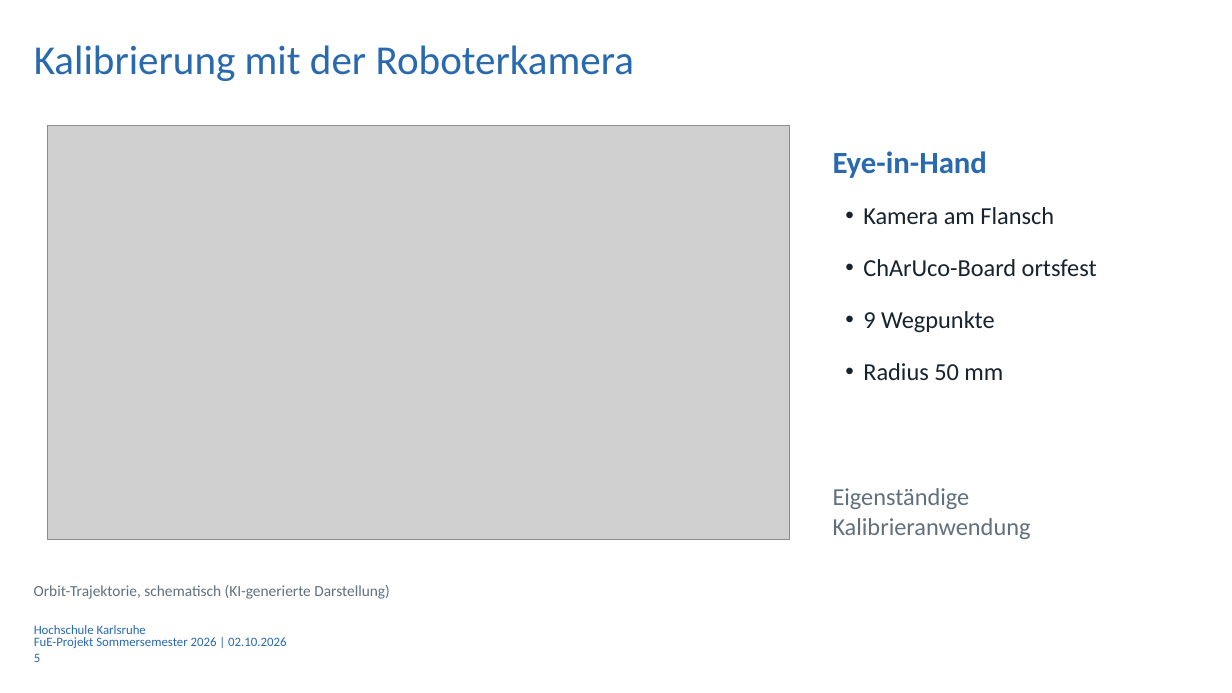
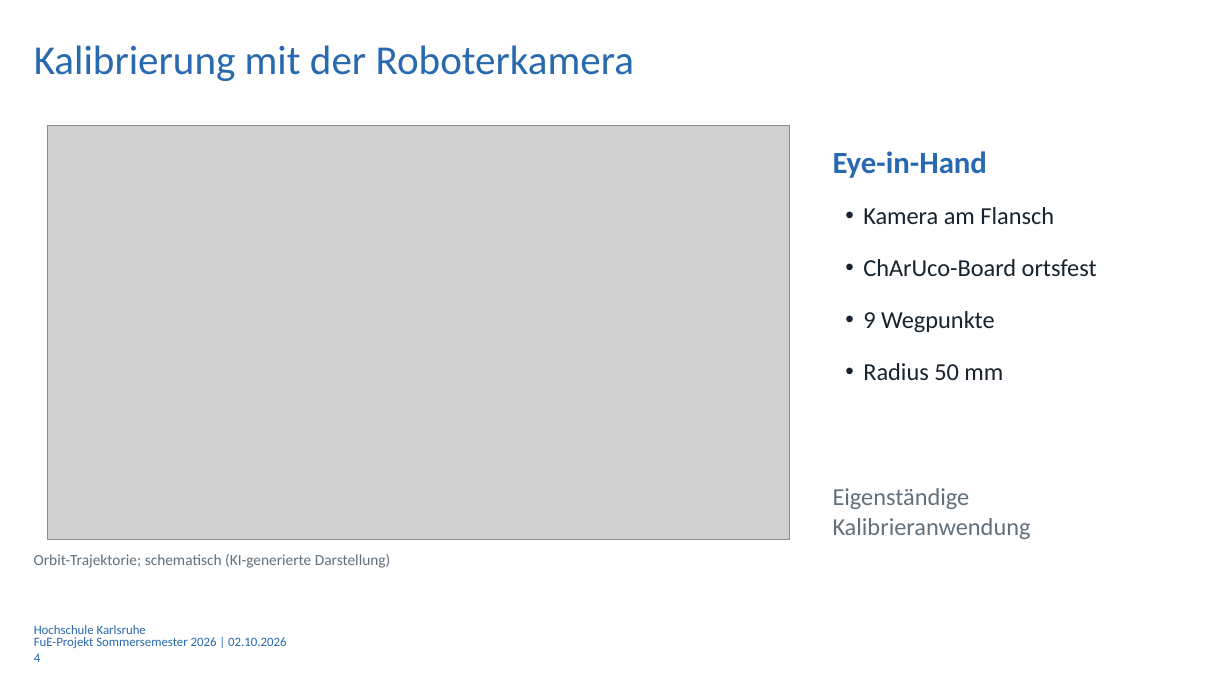
Before and after one commit to Luze212/roboter_tetris, a slide deck: slide 4 of Projektbericht/Presentation/Abschlussprasentation_RoboterTetris_V01.pptx (slide 5 before the commit). Drawn at 1232x693 pixels with LibreOffice and Linux fonts; fonts in the diff are those of the drawing; grey boxes stand for pictures; background and template pictures are left out. Boxes give left, top, right and bottom in pixels: in the first picture for what was removed or moved away, otherwise in the second. Text is boxed around its words. In the diff, an @@ line names an element or a change of style, - is before the commit and + after.

```diff
--- a/Projektbericht/Presentation/Abschlussprasentation_RoboterTetris_V01.pptx
+++ b/Projektbericht/Presentation/Abschlussprasentation_RoboterTetris_V01.pptx
@@ text at box(34, 554, 391, 568): text changed @@
-Orbit-Trajektorie, schematisch (KI-generierte Darstellung)
+Orbit-Trajektorie; schematisch (KI-generierte Darstellung)
@@ page number at box(34, 653, 40, 662): text changed @@
-5
+4
```
Also in this commit, not shown: 6 other slides changed, 1 slide removed, 3 other files.
